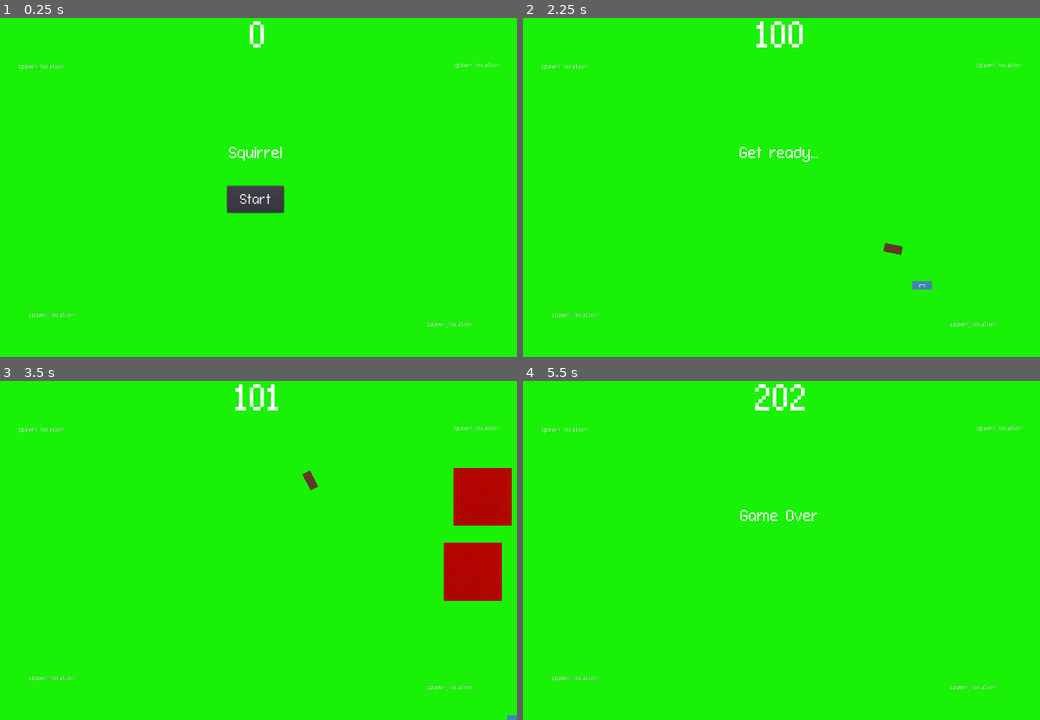
Above: before the commit, frames 1-4 (two rows, left to right).
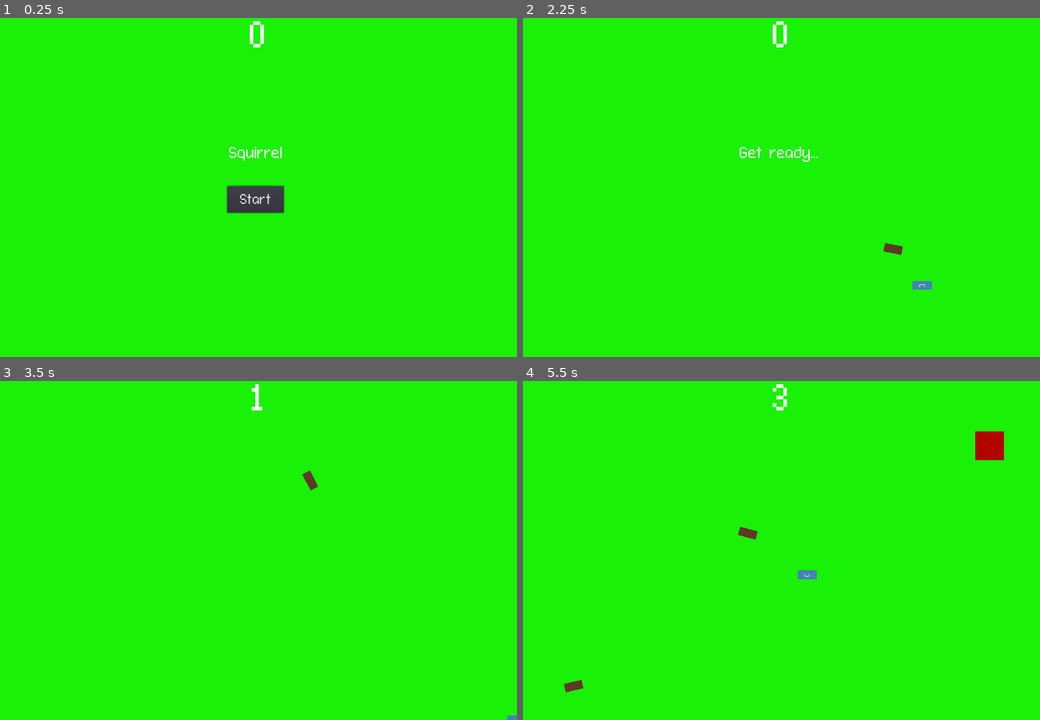
Above: after the commit, the same moments.

Repository: nygren23/2DGame_Squirrel
Game: Godot game, scene res://Main.tscn
Same seed, same stepped clock (60 frames per second), same inputs: the game is played once before the commit and once after it.
Inputs (mouse positions are in pixels of both pictures, inside the frame that each line leads up to):
- Up to frame 1 (0.25 s): no input
- Up to frame 2 (2.25 s): click "Start" at 0.5 s; tap Enter at 1.25 s; move the mouse to (895, 170) at 1.27 s; hold D (move_right) 1.28-2.03 s; click (895, 170) at 1.35 s; move the mouse to (672, 204) at 2.02 s; hold S (move_down) from 2.03 s (still down); click (672, 204) at 2.1 s
- Up to frame 3 (3.5 s): move the mouse to (305, 475) at 2.77 s; release S (move_down) at 2.78 s; hold D (move_right) from 2.78 s (still down); click (305, 475) at 2.85 s
- Up to frame 4 (5.5 s): move the mouse to (750, 618) at 3.52 s; release D (move_right) at 3.53 s; hold W (move_up) 3.53-4.28 s; click (750, 618) at 3.6 s; move the mouse to (936, 601) at 4.27 s; hold A (move_left) from 4.28 s (still down); click (936, 601) at 4.35 s; move the mouse to (621, 499) at 5.02 s; click (621, 499) at 5.1 s

The runs differ from the first frame. In frame 1, 0.3% of the frame differs, in the area x 3-97%, y 12-92%; in frame 2, 0.6%; in frame 3, 4.4%, in the area x 3-99%, y 0-92%; in frame 4, 1.5%.

Commit message:
The enemies are smaller, slower and have more health. The player also has more health. Enemies also have an attacking animation and stay still for 75 frames after attacking

Diff:
--- a/Main.gd
+++ b/Main.gd
@@ -4,6 +4,7 @@
 export (PackedScene) var mob_scene
 export (PackedScene) var bullet
 
+var roundnumber = 1
 var newGame = true #If the game has just started. It is used to
 # differentiate whether it is the beggining of a round or game
 var safe = true # determines whether enemies should be spawning or not
@@ -71,6 +72,13 @@
 	$MobTimer.stop()
 	$HUD.show_round_over()
 	$Music.stop()
+
+	if(roundnumber%3 == 0):
+		$endOfMatchTimer.set_wait_time($endOfMatchTimer.get_wait_time() + 20)
+		if(roundnumber == 3):
+			$MobTimer.set_wait_time($MobTimer.get_wait_time() * 0.5)
+
+	roundnumber +=1
 	$Player.setGameStart()
 
 
--- a/Main.tscn
+++ b/Main.tscn
@@ -20,7 +20,7 @@
 wait_time = 20.0
 
 [node name="MobTimer" type="Timer" parent="."]
-wait_time = 0.5
+wait_time = 3.005
 
 [node name="ScoreTimer" type="Timer" parent="."]
 
@@ -41,43 +41,43 @@
 position = Vector2( 537, 472 )
 
 [node name="enemySpawnPoint0" type="Position2D" parent="."]
-position = Vector2( 1001, 96 )
+position = Vector2( 1063, 17 )
 
 [node name="enemySpawnPoint1" type="Position2D" parent="."]
-position = Vector2( 129, 618 )
+position = Vector2( 14, 684 )
 
 [node name="enemySpawnPoint2" type="Position2D" parent="."]
-position = Vector2( 945, 631 )
+position = Vector2( 1063, 684 )
 
 [node name="enemySpawnPoint3" type="Position2D" parent="."]
-position = Vector2( 91, 101 )
+position = Vector2( 16, 19 )
 
 [node name="spawn_marker0" type="Label" parent="."]
-margin_left = 50.0
-margin_top = 94.0
-margin_right = 141.0
-margin_bottom = 108.0
+margin_left = -237.0
+margin_top = 60.0
+margin_right = -140.0
+margin_bottom = 74.0
 text = "spawn_location"
 
 [node name="spawn_marker3" type="Label" parent="."]
-margin_left = 893.0
-margin_top = 626.0
-margin_right = 990.0
-margin_bottom = 640.0
+margin_left = 1108.0
+margin_top = 736.0
+margin_right = 1205.0
+margin_bottom = 750.0
 text = "spawn_location"
 
 [node name="spawn_marker2" type="Label" parent="."]
-margin_left = 71.0
-margin_top = 607.0
-margin_right = 168.0
-margin_bottom = 621.0
+margin_left = -200.0
+margin_top = 617.0
+margin_right = -103.0
+margin_bottom = 631.0
 text = "spawn_location"
 
 [node name="spawn_marker1" type="Label" parent="."]
-margin_left = 948.0
-margin_top = 91.0
-margin_right = 1045.0
-margin_bottom = 105.0
+margin_left = 1195.0
+margin_top = 200.0
+margin_right = 1292.0
+margin_bottom = 214.0
 text = "spawn_location"
 
 [connection signal="timeout" from="endOfMatchTimer" to="." method="_on_endOfMatchTimer_timeout"]
--- a/Mob.gd
+++ b/Mob.gd
@@ -4,27 +4,62 @@
 
 signal dies
 
-export var min_speed = 400 # min speed not used
-export var max_speed = 500 # max speed not sued
-export var speed = 320 # default speed is used for all enemies that spawn
+var size = 0
+export var speed = 0 # default speed is used for all enemies that spawn
 onready var player = get_node("/root/Main/Player")
 onready var main = get_node("/root/Main")
+var health = 0
+var attacking = false;
+var cooldown = false;
+var attackspeed = 0
+var counter = 0
+var direction = Vector2.ZERO
 
 #chooses from an array of animation to used. So for there is only one animation.
 func _ready():
+	#sets the size and speed of the mob
+	size = 0.5
+	speed = 160
+	health = 400
+	attackspeed = 500
+
 	$AnimatedSprite.play()
 	var mob_types = $AnimatedSprite.frames.get_animation_names()
 	$AnimatedSprite.animation = mob_types[randi() % mob_types.size()]
+	var image = ('res://assets/enemy.png')
+
+
 
 #moves the enemy and despawns them
 func _process(delta):
+	var scale = Vector2((size), (size))
+	set_scale(scale)
 	#if the game or round ends then the enemy despawns
 	if(main.getSafe()):
 		queue_free()
 
-	#gets the players coordinates and moves the enemy in its direction
-	var direction = (player.position - position).normalized()
-	position += direction * speed * delta
+	var movement_speed = 0
+	if (attacking):
+		movement_speed = attackspeed
+
+		counter +=1
+		if(counter == 15):
+			counter =0
+			attacking = false
+			cooldown = true
+
+
+	elif(cooldown):
+		counter +=1
+		if(counter == 75):
+			counter = 0
+			cooldown = false
+
+	else:
+		movement_speed = speed
+		#gets the players coordinates and moves the enemy in its direction
+		direction = (player.position - position).normalized()
+	position += direction * movement_speed * delta
 
 
 # if the enemy leaves the screen they die
@@ -34,5 +69,22 @@
 # if the enemy  gets hit by a bullet they despawn and 100
 # points to the score board
 func _on_hitbox_area_entered(area):
-	main.addToScore(100)
-	queue_free()
+	health = health - 100
+
+	$damage_indicator.text = "-100"
+	$damage_indicator.show()
+	$damage_indicator_timer.start();
+
+	if(health<=0):
+		main.addToScore(100)
+		queue_free()
+
+
+func _on_damage_indicator_timer_timeout():
+	$damage_indicator.hide()
+
+
+func _on_hurtbox_area_entered(area):
+	if (not cooldown):
+		attacking = true
+		print('attacking')
--- a/Mob.tscn
+++ b/Mob.tscn
@@ -1,6 +1,7 @@
-[gd_scene load_steps=6 format=2]
+[gd_scene load_steps=9 format=2]
 
 [ext_resource path="res://images/enemy.png" type="Texture" id=1]
+[ext_resource path="res://Godot-Fontpack-d244bf6170b399a6d4d26a0d906058ddf2dafdf1/fonts/montreal/Montreal-Regular.ttf" type="DynamicFontData" id=2]
 [ext_resource path="res://Mob.gd" type="Script" id=7]
 
 [sub_resource type="SpriteFrames" id=1]
@@ -28,10 +29,18 @@
 [sub_resource type="RectangleShape2D" id=3]
 extents = Vector2( 60.7143, 60 )
 
+[sub_resource type="DynamicFont" id=4]
+size = 27
+font_data = ExtResource( 2 )
+
+[sub_resource type="RectangleShape2D" id=5]
+extents = Vector2( 58.5714, 58.5715 )
+
 [node name="Mob" type="RigidBody2D" groups=["mobs"]]
-position = Vector2( 238, 359 )
+position = Vector2( 252, 368 )
 scale = Vector2( 0.7, 0.7 )
-collision_mask = 0
+collision_layer = 32
+collision_mask = 2
 gravity_scale = 0.0
 contact_monitor = true
 script = ExtResource( 7 )
@@ -53,12 +62,33 @@
 
 [node name="hitbox" type="Area2D" parent="."]
 collision_layer = 4
-collision_mask = 10
+collision_mask = 0
 
 [node name="CollisionShape2D" type="CollisionShape2D" parent="hitbox"]
 position = Vector2( 0.714264, 6.10352e-05 )
 scale = Vector2( 0.999999, 0.999999 )
 shape = SubResource( 3 )
 
+[node name="damage_indicator" type="Label" parent="."]
+margin_left = 65.7143
+margin_top = -82.8571
+margin_right = 105.714
+margin_bottom = -61.8571
+custom_colors/font_color = Color( 1, 0, 0, 1 )
+custom_fonts/font = SubResource( 4 )
+
+[node name="damage_indicator_timer" type="Timer" parent="."]
+wait_time = 0.1
+
+[node name="hurtbox" type="Area2D" parent="."]
+collision_layer = 32
+collision_mask = 2
+
+[node name="CollisionShape2D" type="CollisionShape2D" parent="hurtbox"]
+scale = Vector2( 1, 1 )
+shape = SubResource( 5 )
+
 [connection signal="screen_exited" from="VisibilityNotifier2D" to="." method="_on_VisibilityNotifier2D_screen_exited"]
 [connection signal="area_entered" from="hitbox" to="." method="_on_hitbox_area_entered"]
+[connection signal="timeout" from="damage_indicator_timer" to="." method="_on_damage_indicator_timer_timeout"]
+[connection signal="area_entered" from="hurtbox" to="." method="_on_hurtbox_area_entered"]
--- a/Player.gd
+++ b/Player.gd
@@ -5,6 +5,7 @@
 
 var game_start = false #if the game has started yet
 
+var health = 400
 export var speed = 400.0 #how fast the player moves
 var screen_size = Vector2.ZERO #screen size. Its actual size is set later
 var bulletPath = preload('res://Bullet.tscn')
@@ -65,9 +66,12 @@
 #detects when the player is hit by an enemy.
 #they die automatically
 func _on_Player_body_entered(body):
-	hide()
-	$CollisionShape2D.set_deferred("disabled", true)
-	emit_signal("hit")
+	print("Player hit")
+	health -= 100
+	if health <=0:
+		hide()
+		$CollisionShape2D.set_deferred("disabled", true)
+		emit_signal("hit")
 
 #shoots a bullet where ever the mouse is.
 func shoot():
--- a/Player.tscn
+++ b/Player.tscn
@@ -27,6 +27,8 @@
 
 [node name="Player" type="Area2D"]
 position = Vector2( 242, 360 )
+collision_layer = 2
+collision_mask = 32
 script = ExtResource( 5 )
 
 [node name="AnimatedSprite" type="AnimatedSprite" parent="."]
--- a/project.godot
+++ b/project.godot
@@ -57,9 +57,10 @@
 
 2d_physics/layer_1="Enviroment"
 2d_physics/layer_2="Player"
-2d_physics/layer_3="Enemy"
+2d_physics/layer_3="Enemy Hitbox"
 2d_physics/layer_4="Projectile"
 2d_physics/layer_5="Bonus"
+2d_physics/layer_6="Enemy HurtBox"
 
 [physics]
 
